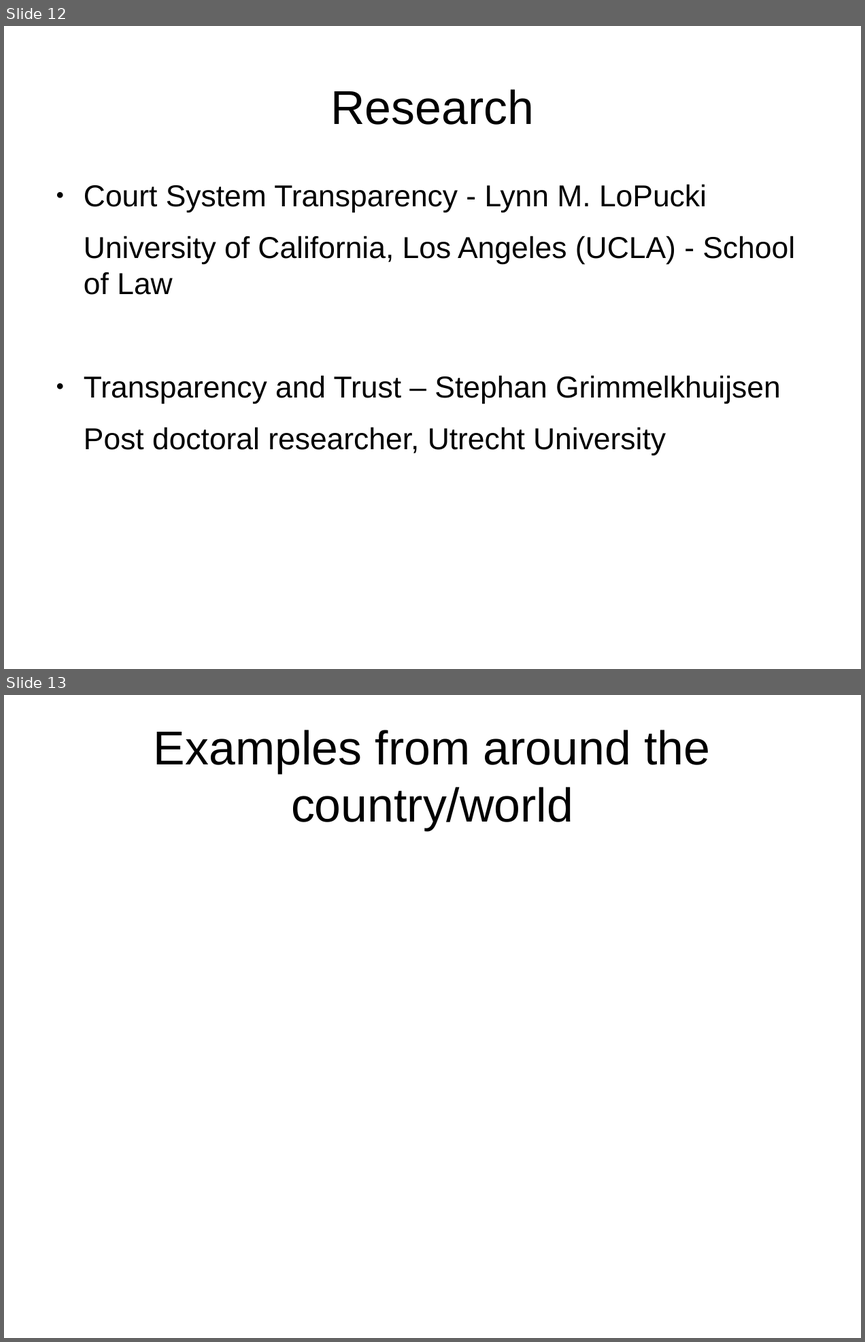
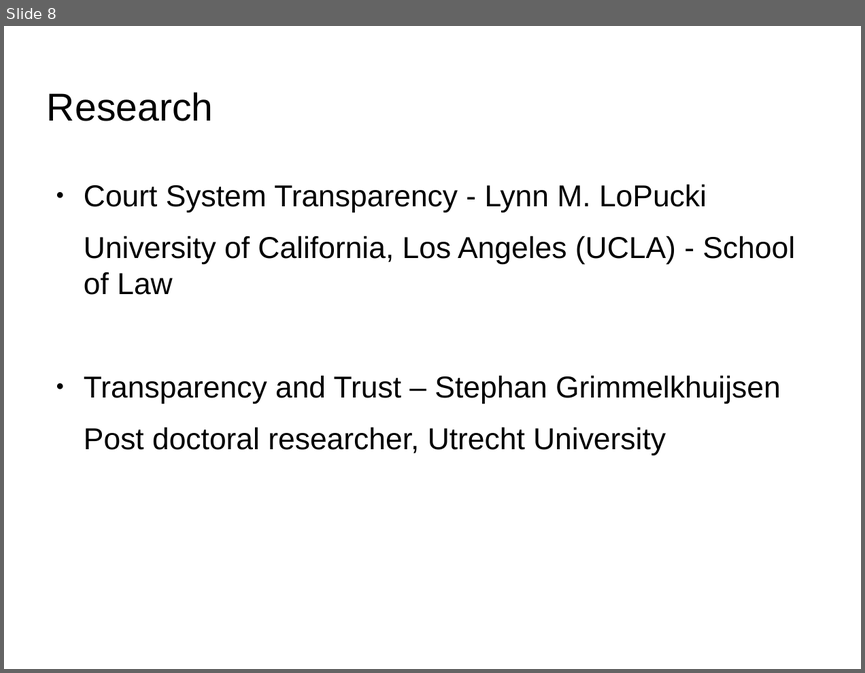
Before and after one commit to utecht/public_data, a slide deck: public_data.odp. Shown one above the other, each under a label of ours: slides 12 and 13 before the commit, slide 8 after it. The pictures are 865x1342 and 865x673 pixels, drawn with LibreOffice and Linux fonts; fonts in the diff are those of the drawing; background and template pictures are left out. Boxes give left, top, right and bottom in pixels: in the first picture for what was removed or moved away, otherwise in the second. Text is boxed around its words. In the diff, an @@ line names an element or a change of style, - is before the commit and + after.

```diff
--- a/public_data.odp
+++ b/public_data.odp
@@ slide 13 removed at [4, 695, 861, 1338], background #FFFFFF @@
@@ title removed at [154, 730, 711, 830] @@
-Examples from around the country/world
@@ what was slide 12 is now slide 8 @@
@@ slide 8 changed as well @@
@@ title "Research": place and size @@
-title "Research" at [330, 89, 534, 125]
+title "Research" at [47, 92, 213, 121]
@@ title "Research" at [47, 92, 213, 121]: size 44 to 36 pt; alignment centre to left @@
```
Also in this commit, not shown: 12 other slides changed, 4 slides added, 3 other slides removed.
